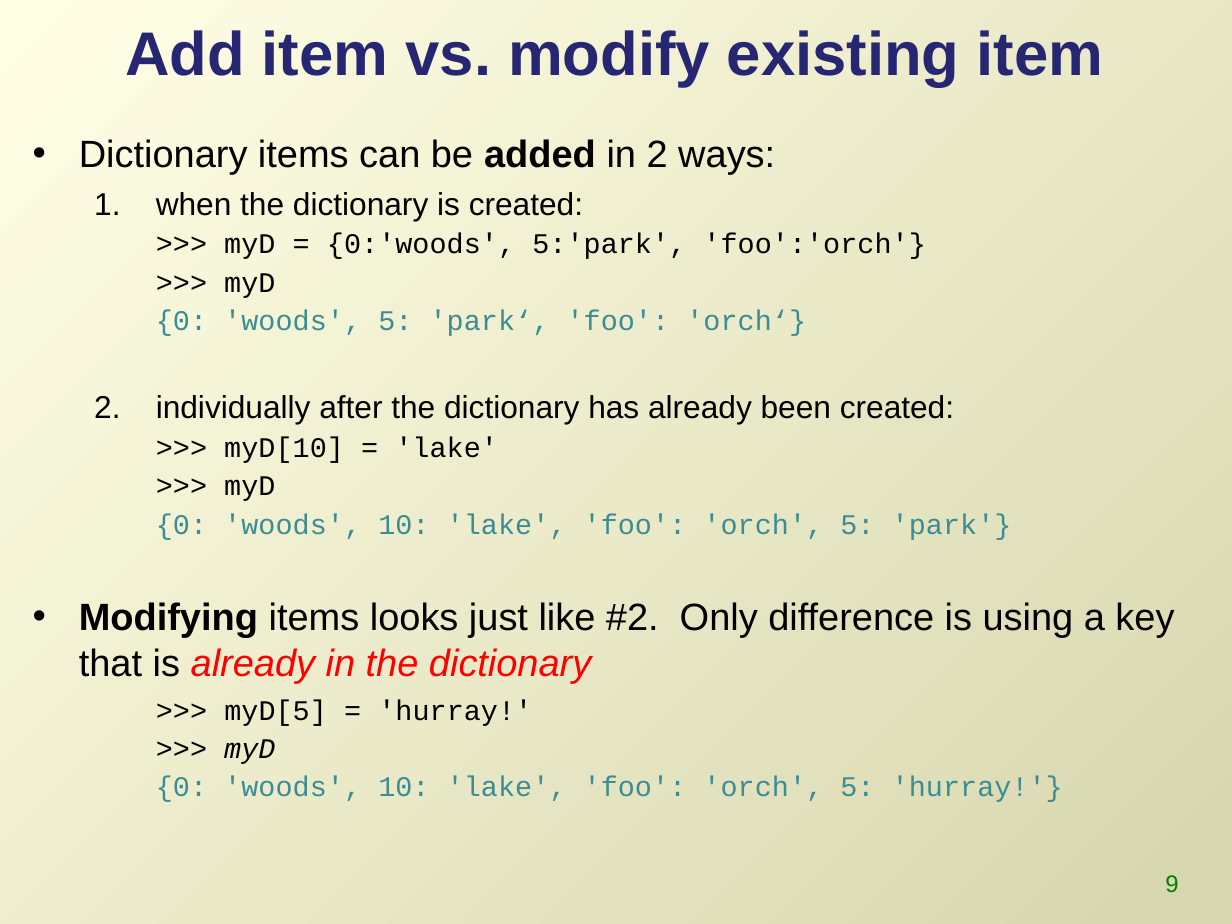
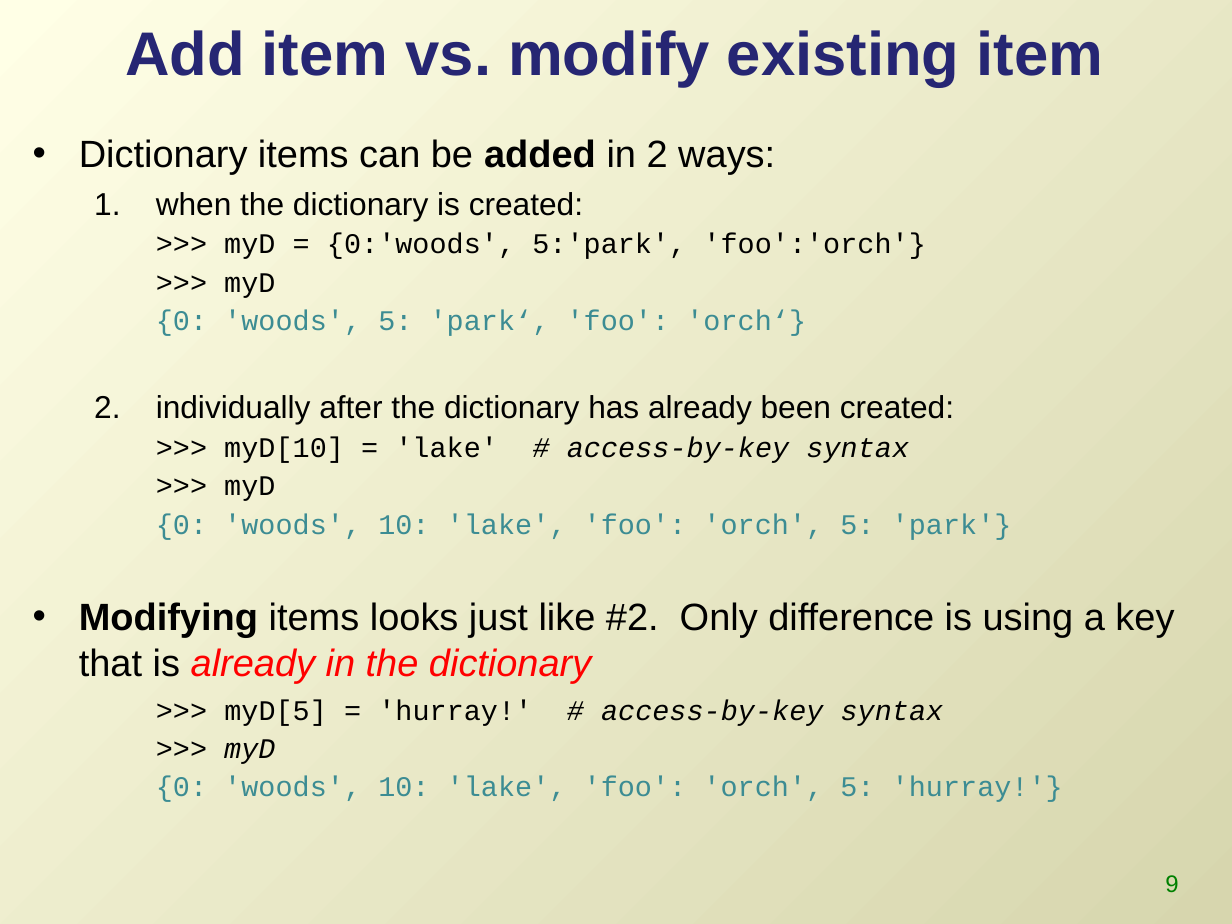
Before and after one commit to lgtateos/gis540, a slide deck: slide 9 of slides/dictionaries.ppt. Drawn at 1232x924 pixels with LibreOffice and Linux fonts; fonts in the diff are those of the drawing. Boxes give left, top, right and bottom in pixels: in the first picture for what was removed or moved away, otherwise in the second. Text is boxed around its words. In the diff, an @@ line names an element or a change of style, - is before the commit and + after.

```diff
--- a/slides/dictionaries.ppt
+++ b/slides/dictionaries.ppt
@@ text at bbox=[224, 437, 909, 463]: text changed; italic on @@
-    >>> myD[10] = 'lake'
+    >>> myD[10] = 'lake' # access-by-key syntax
@@ text at bbox=[224, 699, 944, 726]: text changed; italic on @@
-  >>> myD[5] = 'hurray!'
+  >>> myD[5] = 'hurray!' # access-by-key syntax
```
Also in this commit, not shown: 2 other slides changed.
